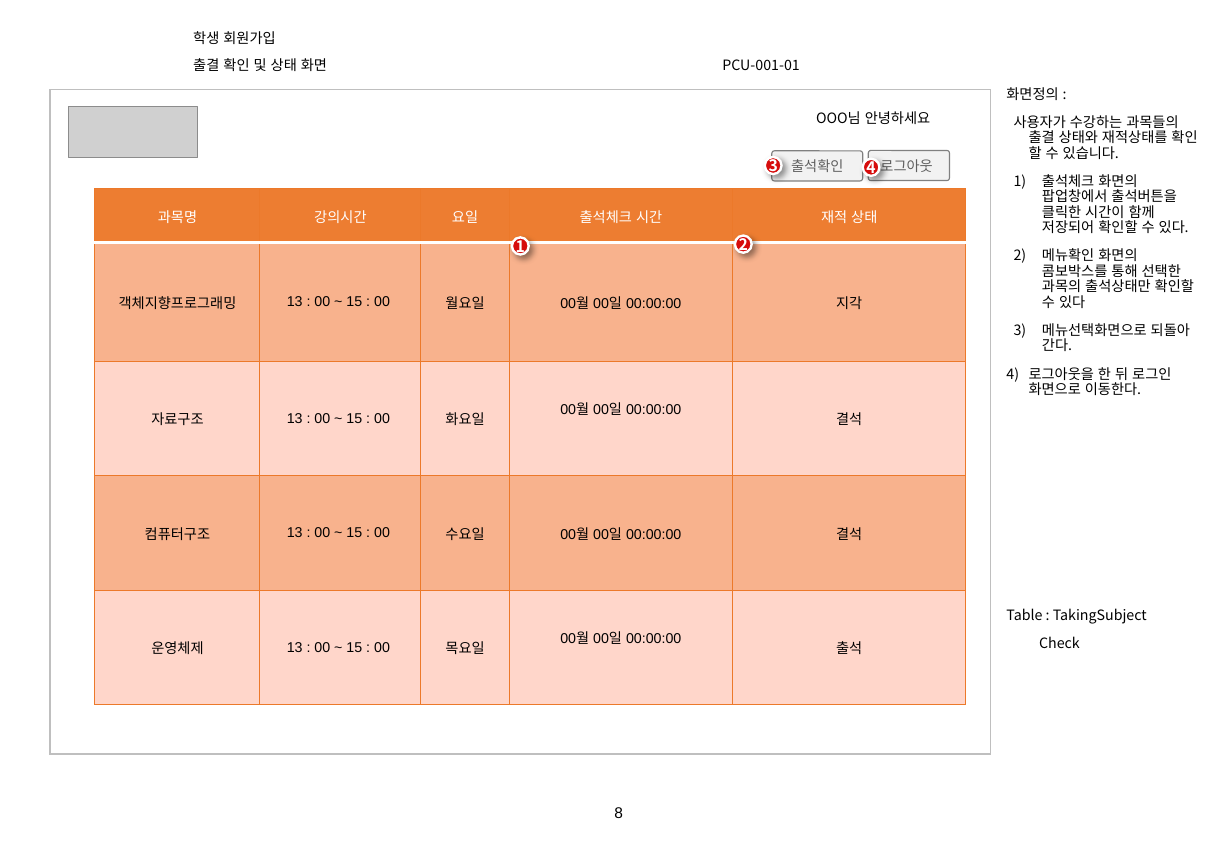
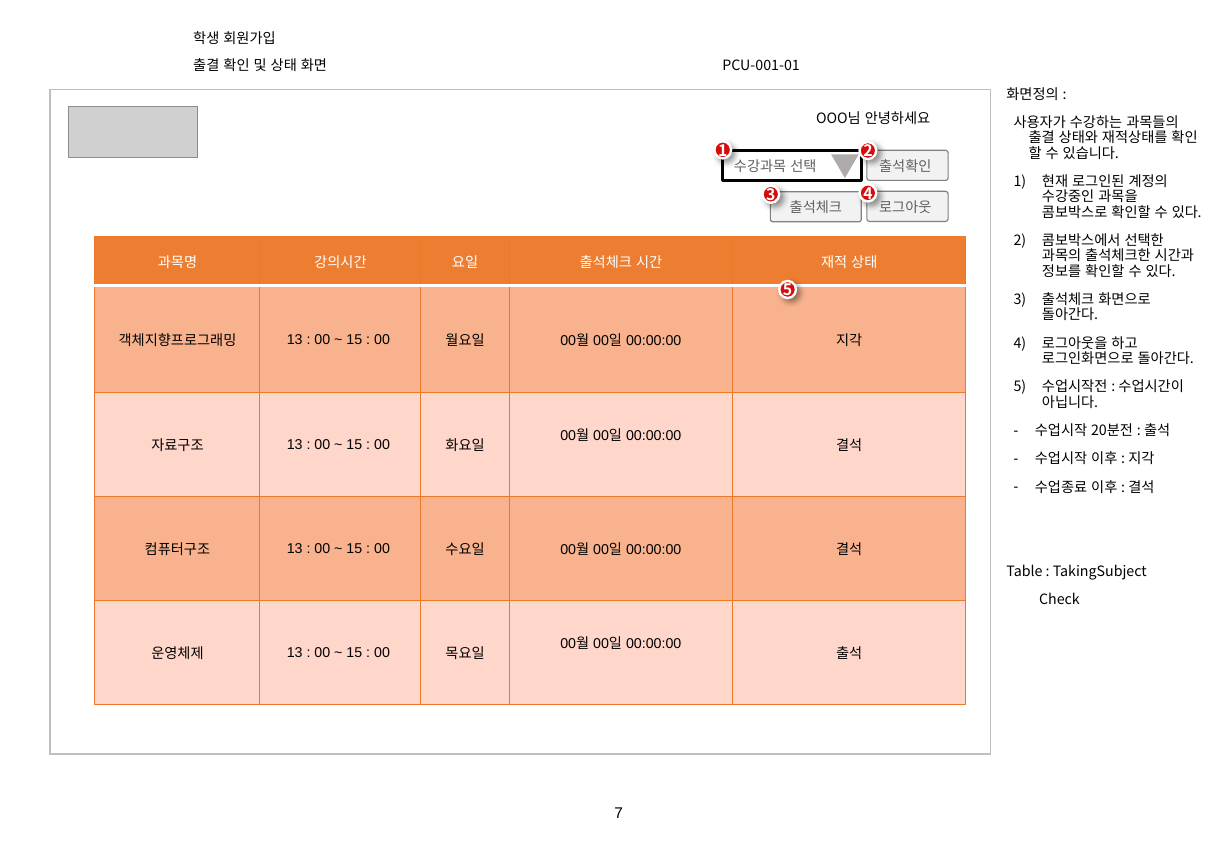
Before and after one commit to lgt9875/Idino-Project, a slide deck: slide 7 of 6.프로그램명세서(기능설명위주)_v1.0.pptx (slide 8 before the commit). Drawn at 1232x853 pixels with LibreOffice and Linux fonts; fonts in the diff are those of the drawing; grey boxes stand for pictures; background and template pictures are left out. Boxes give left, top, right and bottom in pixels: in the first picture for what was removed or moved away, otherwise in the second. Text is boxed around its words. In the diff, an @@ line names an element or a change of style, - is before the commit and + after.

```diff
--- a/6.프로그램명세서(기능설명위주)_v1.0.pptx
+++ b/6.프로그램명세서(기능설명위주)_v1.0.pptx
@@ ellipse "1": place and size @@
-ellipse "1" at [512, 238, 529, 255]
+ellipse "1" at [714, 141, 731, 158]
@@ ellipse "2": place and size @@
-ellipse "2" at [735, 235, 752, 253]
+ellipse "2" at [860, 142, 877, 159]
@@ rectangle added at [724, 150, 862, 180], outline #000000 2 pt, 9 pt, text #5F5F5F @@
+수강과목 선택
@@ triangle added at [832, 155, 859, 179], fill #AFABAB @@
@@ rounded rectangle "출석확인": place and size @@
-rounded rectangle "출석확인" at [772, 151, 863, 181]
+rounded rectangle "출석확인" at [867, 150, 948, 180]
@@ rounded rectangle "출석확인" at [867, 150, 948, 180]: alignment centre to left @@
@@ text at [1035, 174, 1202, 493]: text changed @@
-1) 출석체크 화면의 팝업창에서 출석버튼을 클릭한 시간이 함께 저장되어 확인할 수 있다.
-2) 메뉴확인 화면의 콤보박스를 통해 선택한 과목의 출석상태만 확인할 수 있다
-3) 메뉴선택화면으로 되돌아 간다.
-4) 로그아웃을 한 뒤 로그인 화면으로 이동한다.
+1) 현재 로그인된 계정의 수강중인 과목을 콤보박스로 확인할 수 있다.
+2) 콤보박스에서 선택한 과목의 출석체크한 시간과 정보를 확인할 수 있다.
+3) 출석체크 화면으로 돌아간다.
+4) 로그아웃을 하고 로그인화면으로 돌아간다.
+5) 수업시작전 : 수업시간이 아닙니다.
+      – 수업시작 20분전 : 출석
+      – 수업시작 이후 : 지각
+      – 수업종료 이후 : 결석
@@ ellipse "3": place and size @@
-ellipse "3" at [764, 157, 782, 174]
+ellipse "3" at [762, 185, 779, 202]
@@ rounded rectangle added at [770, 192, 861, 222], fill #F2F2F2, outline #808080 0.75 pt, 9 pt, text #5F5F5F @@
+출석체크
@@ ellipse "4": place and size @@
-ellipse "4" at [863, 159, 880, 176]
+ellipse "4" at [860, 184, 877, 201]
@@ rounded rectangle "로그아웃": place and size @@
-rounded rectangle "로그아웃" at [869, 150, 950, 180]
+rounded rectangle "로그아웃" at [867, 191, 948, 221]
@@ table: place and size @@
-table at [94, 189, 965, 705]
+table at [94, 237, 965, 705]
@@ ellipse added at [779, 281, 796, 298], fill #D60C0C, outline #FFFFFF 1.5 pt, 10 pt, text #FFFFFF, bold @@
+5
@@ page number at [614, 807, 623, 818]: text changed @@
-8
+7
```
Also in this commit, not shown: 4 other slides changed, 4 other files.
